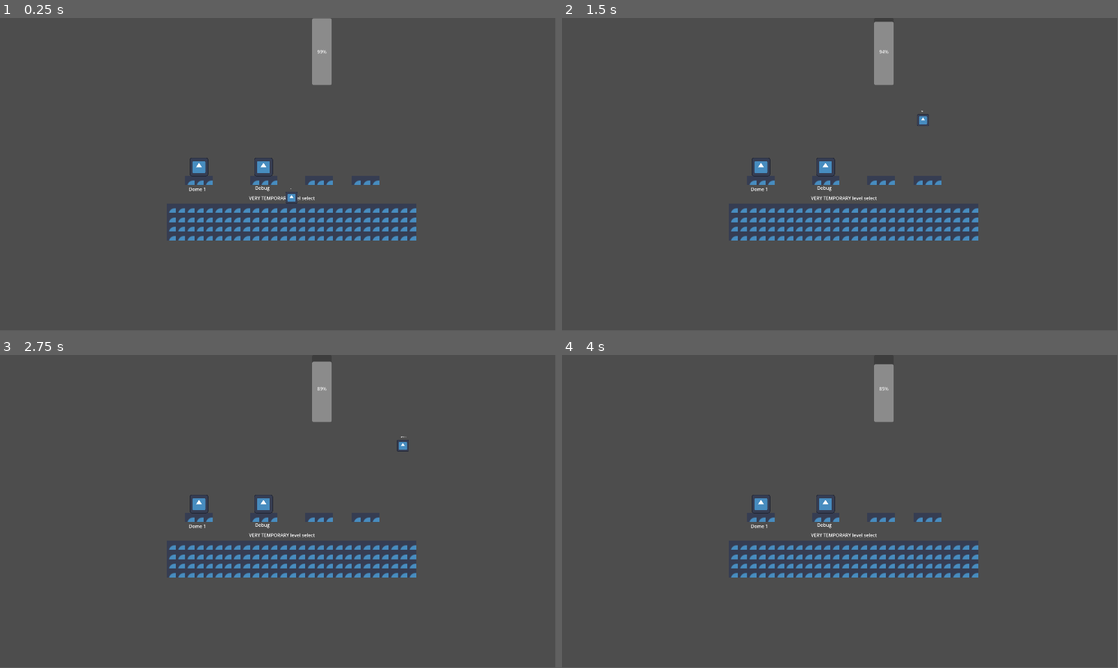
Above: before the commit, frames 1-4 (two rows, left to right).
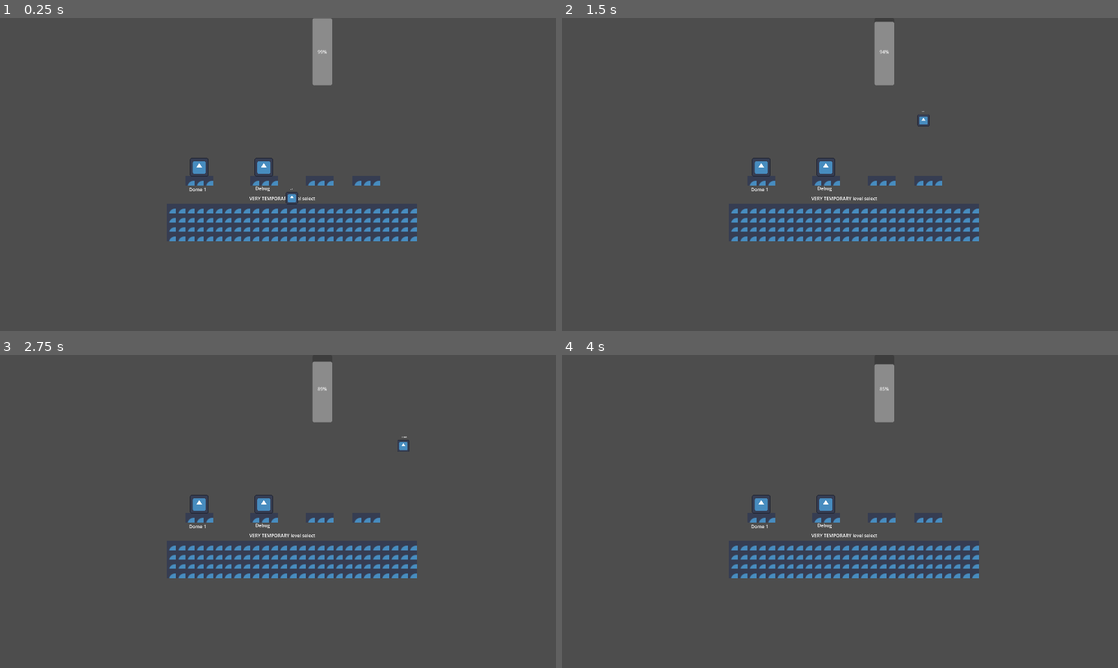
Above: after the commit, the same moments.

Repository: WholeYear12GameDesign/GrandmaGame
Game: Godot game, scene res://Scenes/main.tscn
Same seed, same stepped clock (60 frames per second), same inputs: the game is played once before the commit and once after it. The engine's default icon, where the game draws it, is replaced by a stand-in: a white triangle on a blue panel in a dark square.
Inputs:
- Up to frame 1 (0.25 s): no input
- Up to frame 2 (1.5 s): tap Enter at 0.5 s; hold Space (jetpack) 0.53-1.28 s; hold D (right) from 0.53 s (still down); tap W (jump) at 0.77 s; tap Space (jetpack) at 1.35 s
- Up to frame 3 (2.75 s): tap W (jump) at 1.52 s; release D (right) at 2.03 s; hold A (left) from 2.03 s (still down); hold Space (jetpack) from 2.03 s (still down)
- Up to frame 4 (4 s): release A (left) at 2.78 s; release Space (jetpack) at 2.78 s; hold D (right) from 2.78 s (still down); tap Space (jetpack) at 2.85 s; tap W (jump) at 3.02, 3.77 s; hold Space (jetpack) from 3.53 s (still down)
In our replay, the window is 799x449 before the commit and 800x450 after it. These sizes can differ from the game's own. Grey fills any space a smaller window leaves; there, only what the larger window draws over its background counts as a difference.

The runs differ from the first frame. In frame 1, 1.1% of the frame differs, in the area x 30-75%, y 0-72%; in frame 2, 1.1%, in the area x 30-75%, y 1-72%; in frame 3, 1.1%; in frame 4, 1.1%.

Commit message:
changed viewport settings

Diff:
--- a/GrandmaBasement/project.godot
+++ b/GrandmaBasement/project.godot
@@ -23,7 +23,7 @@
 
 window/size/viewport_width=1920
 window/size/viewport_height=1080
-window/stretch/aspect="expand"
+window/stretch/mode="viewport"
 
 [input]
 
